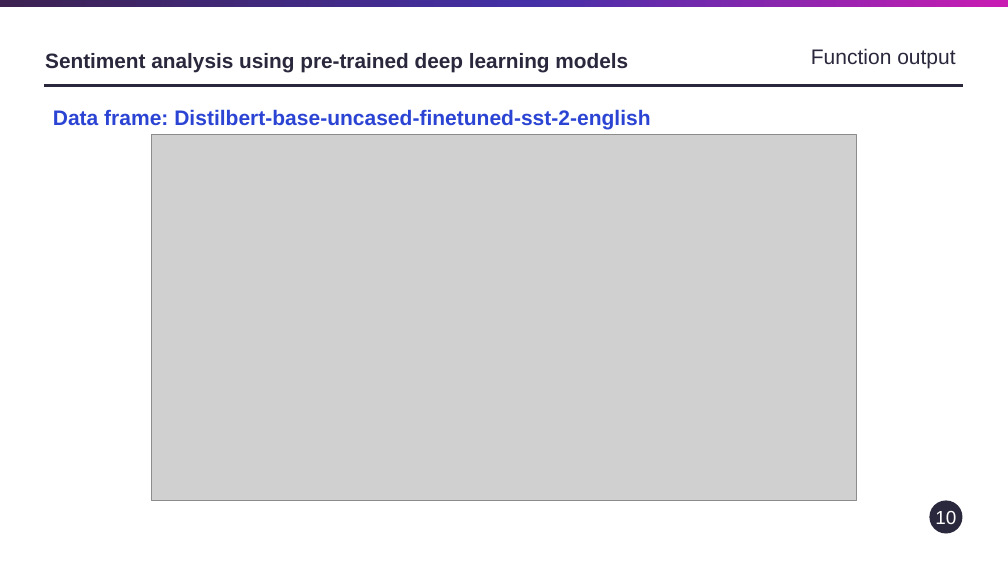
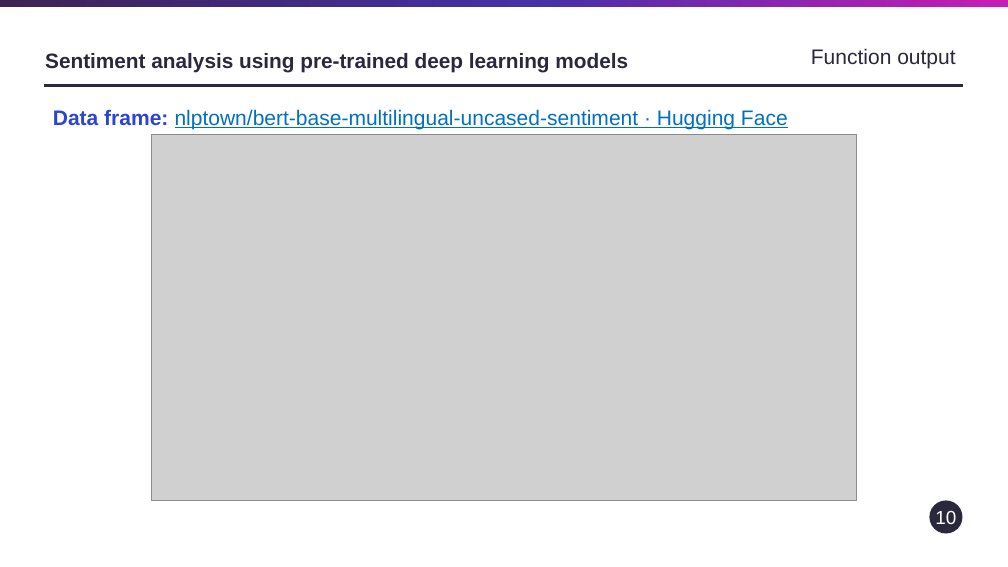
Before and after one commit to VirajOke/My-AI-Projects, a slide deck: slide 10 of nlp-exploration-notebooks-main/nlp-exploration-notebooks-main/Results/NLP_Toolkit - comments.pptx. Drawn at 1008x567 pixels with LibreOffice and Linux fonts; fonts in the diff are those of the drawing; grey boxes stand for pictures. Boxes give left, top, right and bottom in pixels: in the first picture for what was removed or moved away, otherwise in the second. Text is boxed around its words. In the diff, an @@ line names an element or a change of style, - is before the commit and + after.

```diff
--- a/nlp-exploration-notebooks-main/nlp-exploration-notebooks-main/Results/NLP_Toolkit - comments.pptx
+++ b/nlp-exploration-notebooks-main/nlp-exploration-notebooks-main/Results/NLP_Toolkit - comments.pptx
@@ text at (53,109,788,130): text changed; text colour #2B44D4 to #0070C0; bold off @@
-Data frame: Distilbert-base-uncased-finetuned-sst-2-english
+Data frame: nlptown/bert-base-multilingual-uncased-sentiment · Hugging Face
```
Also in this commit, not shown: 12 other slides changed, 1 slide added.
